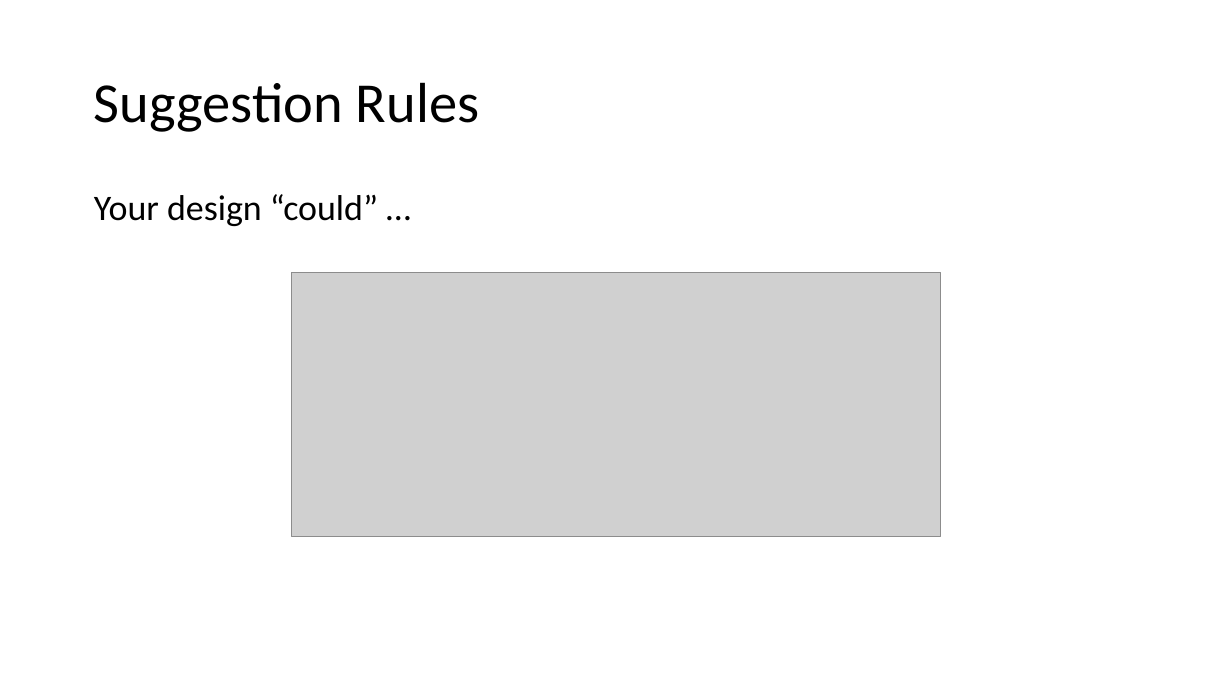
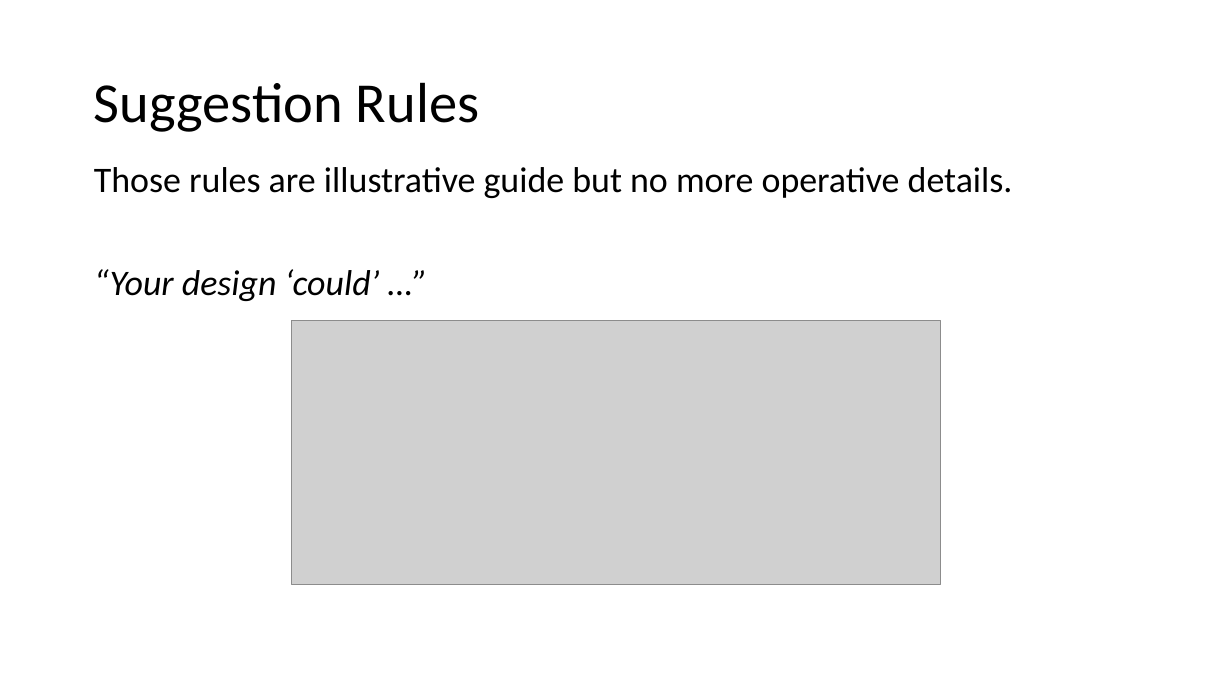
Before and after one commit to MulongXie/AppRuleCheck-Android, a slide deck: slide 6 of doc/week2.pptx (slide 4 before the commit). Drawn at 1232x693 pixels with LibreOffice and Linux fonts; fonts in the diff are those of the drawing; grey boxes stand for pictures. Boxes give left, top, right and bottom in pixels: in the first picture for what was removed or moved away, otherwise in the second. Text is boxed around its words. In the diff, an @@ line names an element or a change of style, - is before the commit and + after.

```diff
--- a/doc/week2.pptx
+++ b/doc/week2.pptx
@@ text at [94, 167, 1013, 301]: text changed @@
-Your design “could” …
+Those rules are illustrative guide but no more operative details.
+“Your design ‘could’ …”
@@ picture: place and size @@
-picture at [291, 273, 941, 536]
+picture at [291, 321, 941, 584]
```
Also in this commit, not shown: 3 other slides changed, 3 slides added, 2 other files.
